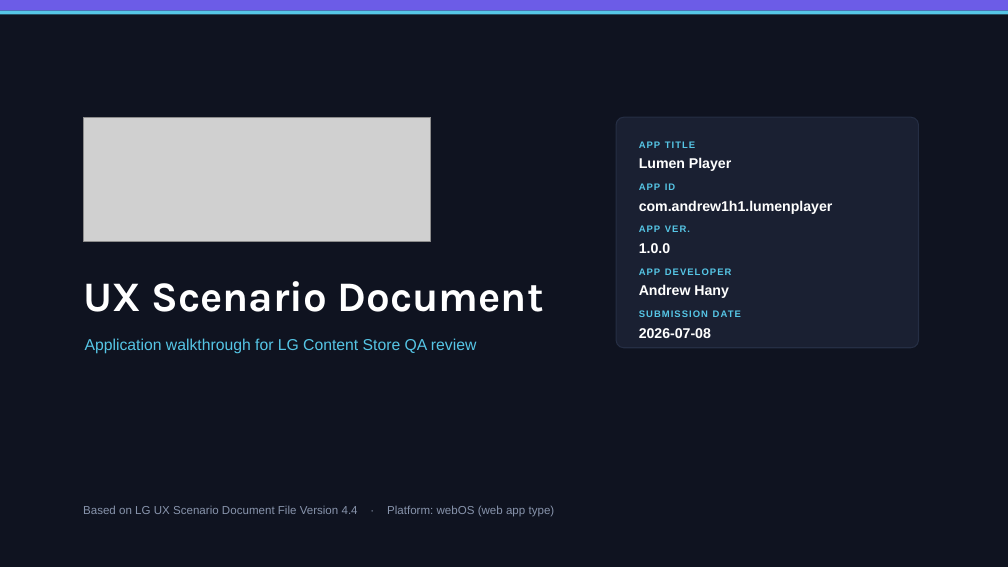
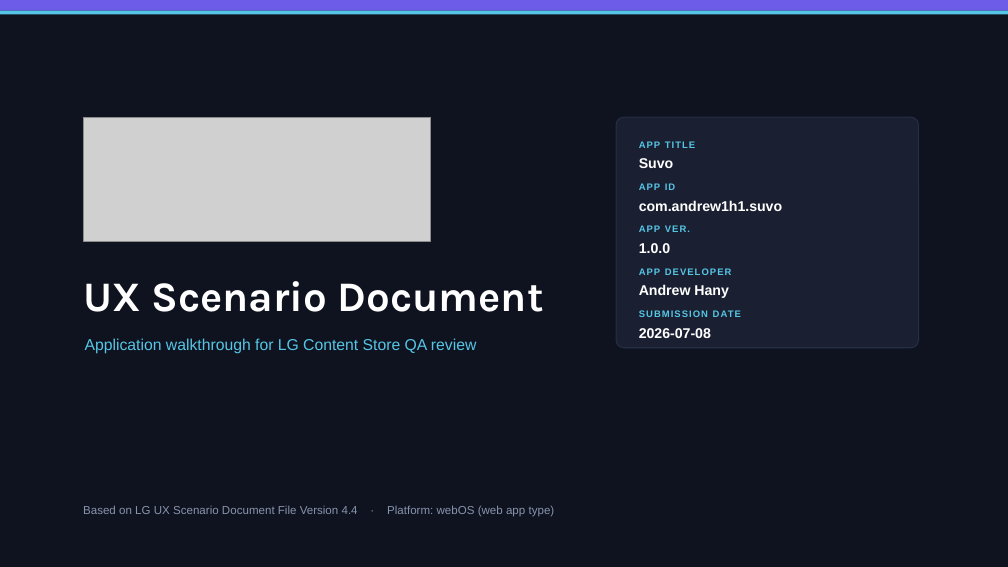
Before and after one commit to AndrewHany2/suvo-player, a slide deck: slide 1 of tv/packaging/lg/Suvo_Player_UX_Scenario.pptx. Drawn at 1008x567 pixels with LibreOffice and Linux fonts; fonts in the diff are those of the drawing; grey boxes stand for pictures. Boxes give left, top, right and bottom in pixels: in the first picture for what was removed or moved away, otherwise in the second. Text is boxed around its words. In the diff, an @@ line names an element or a change of style, - is before the commit and + after.

```diff
--- a/tv/packaging/lg/Suvo_Player_UX_Scenario.pptx
+++ b/tv/packaging/lg/Suvo_Player_UX_Scenario.pptx
@@ text at [639, 158, 673, 168]: text changed @@
-Lumen Player
+Suvo
@@ text at [639, 200, 782, 211]: text changed @@
-com.andrew1h1.lumenplayer
+com.andrew1h1.suvo
```
Also in this commit, not shown: 16 other slides changed, 3 other files.
